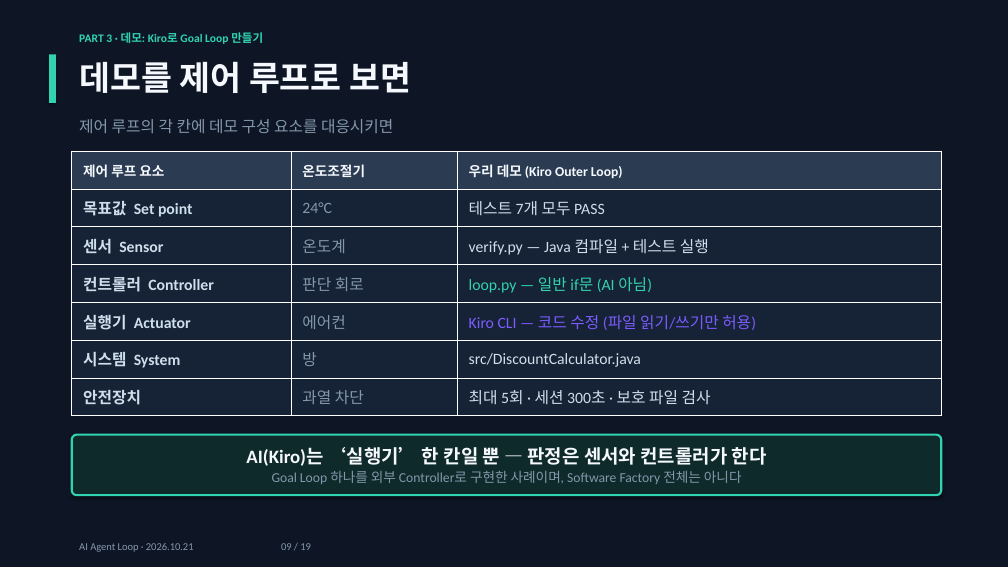
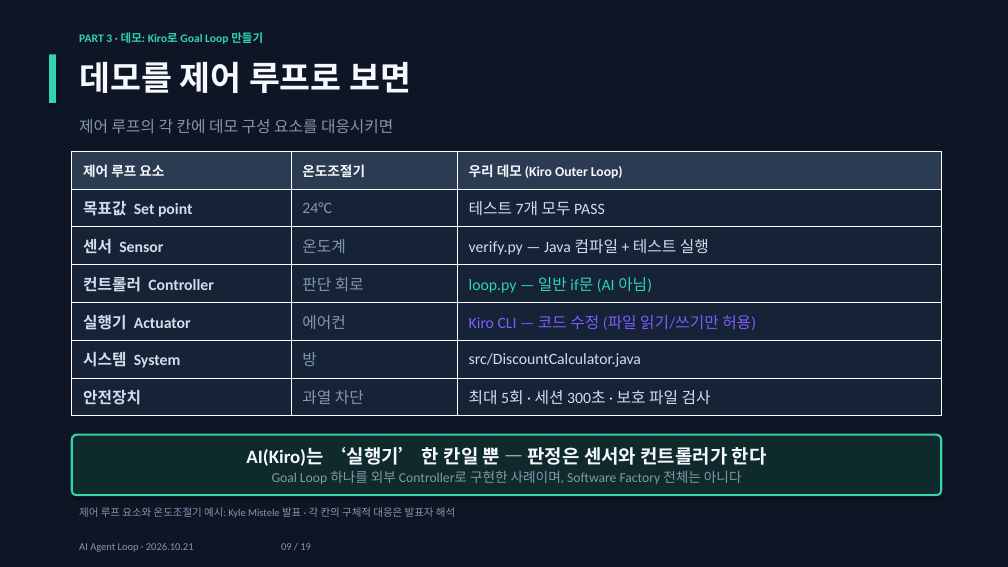
Before and after one commit to jaewon-i/kiro-agent-loop-demo, a slide deck: slide 9 of docs/AI_Agent_Loop.pptx. Drawn at 1008x567 pixels with LibreOffice and Linux fonts; fonts in the diff are those of the drawing. Boxes give left, top, right and bottom in pixels: in the first picture for what was removed or moved away, otherwise in the second. Text is boxed around its words. In the diff, an @@ line names an element or a change of style, - is before the commit and + after.

```diff
--- a/docs/AI_Agent_Loop.pptx
+++ b/docs/AI_Agent_Loop.pptx
@@ text added at box(79, 507, 455, 518), 10 pt, text #8397AB @@
+제어 루프 요소와 온도조절기 예시: Kyle Mistele 발표 · 각 칸의 구체적 대응은 발표자 해석
```
Also in this commit, not shown: 1 other slide changed.
